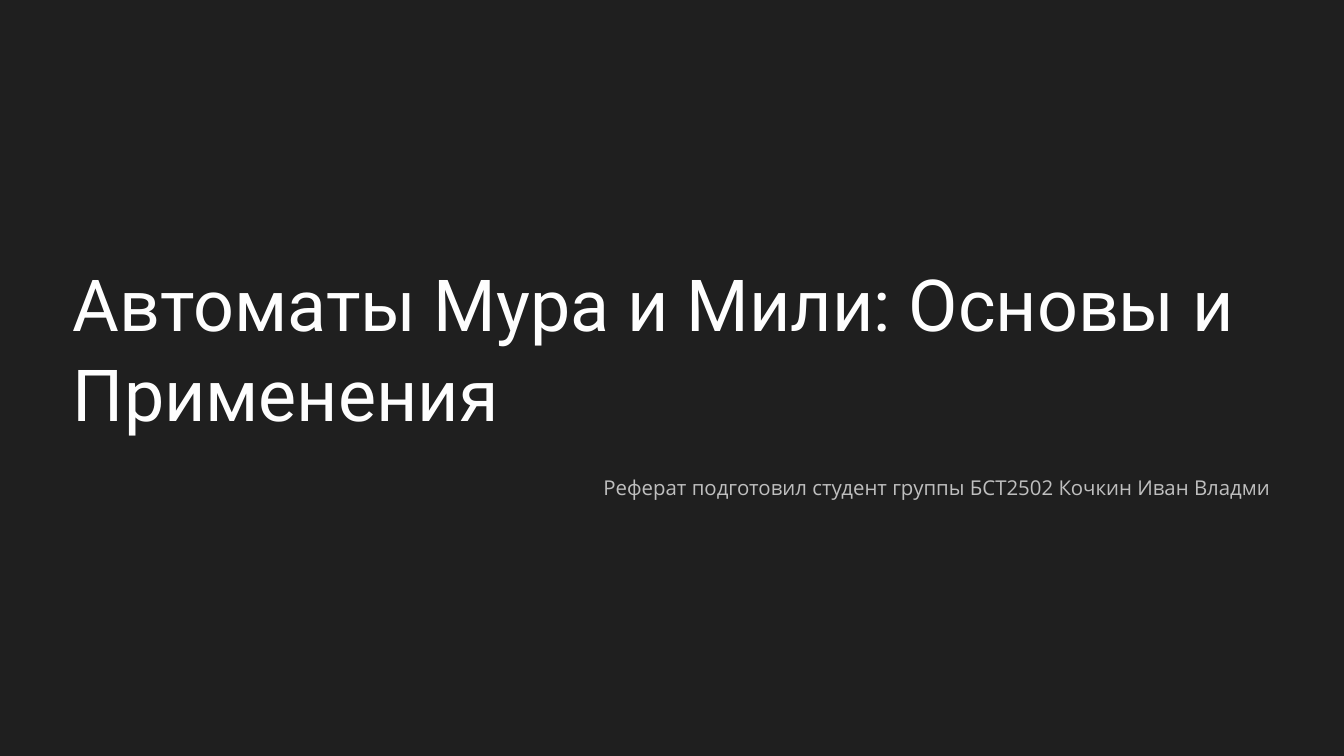
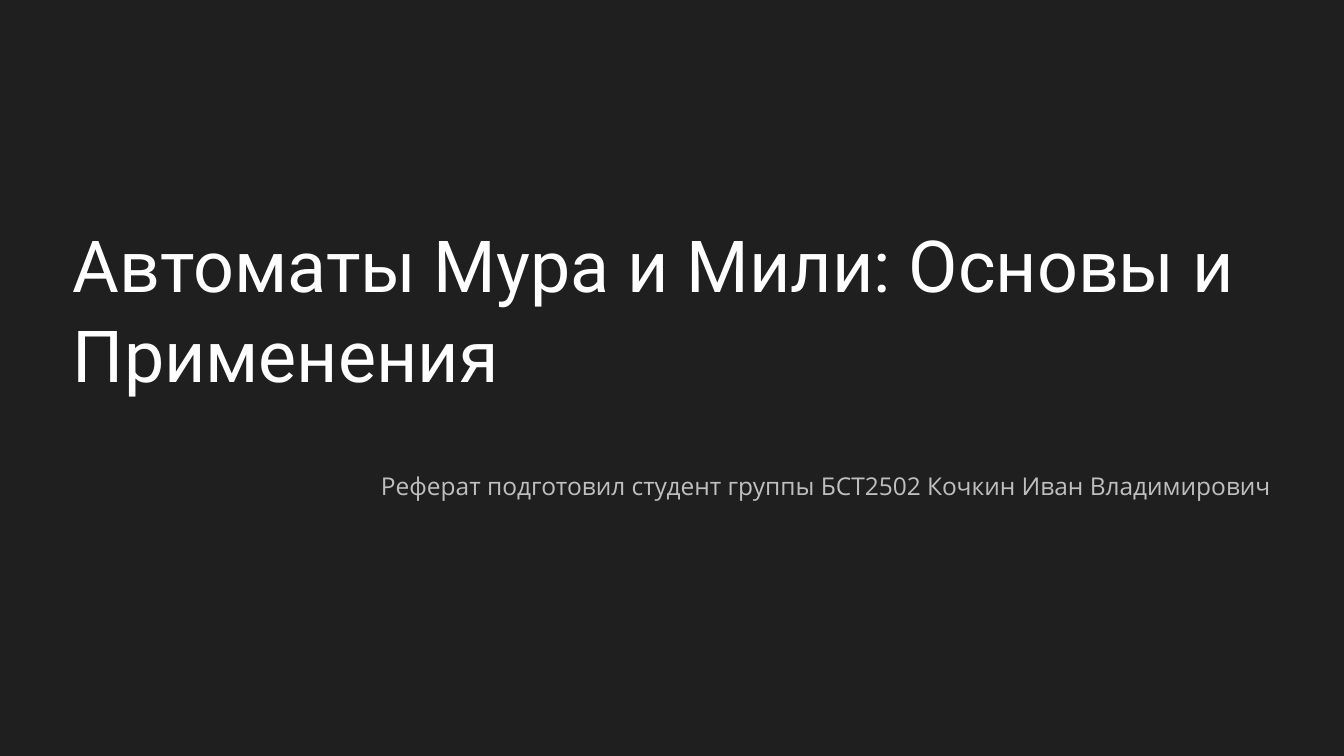
Before and after one commit to Astolfo-femboy-UwU/urban-octo-barnacle, a slide deck: slide 1 of Вычислительная техника/Автоматы Мура и Мили.pptx. Drawn at 1344x756 pixels with LibreOffice and Linux fonts; fonts in the diff are those of the drawing; background and template pictures are left out. Boxes give left, top, right and bottom in pixels: in the first picture for what was removed or moved away, otherwise in the second. Text is boxed around its words. In the diff, an @@ line names an element or a change of style, - is before the commit and + after.

```diff
--- a/Вычислительная техника/Автоматы Мура и Мили.pptx
+++ b/Вычислительная техника/Автоматы Мура и Мили.pptx
@@ text "Автоматы Мура и Мили: Основы ...": place and size @@
-text "Автоматы Мура и Мили: Основы ..." at bbox=[73, 279, 1233, 436]
+text "Автоматы Мура и Мили: Основы ..." at bbox=[73, 240, 1233, 397]
@@ text at bbox=[381, 476, 1271, 501]: text changed; size 17.5 to 21 pt @@
-Реферат подготовил студент группы БСТ2502 Кочкин Иван Владми
+Реферат подготовил студент группы БСТ2502 Кочкин Иван Владимирович
```
Also in this commit, not shown: 7 other slides changed, 1 slide added, 1 slide removed, 1 other file.
